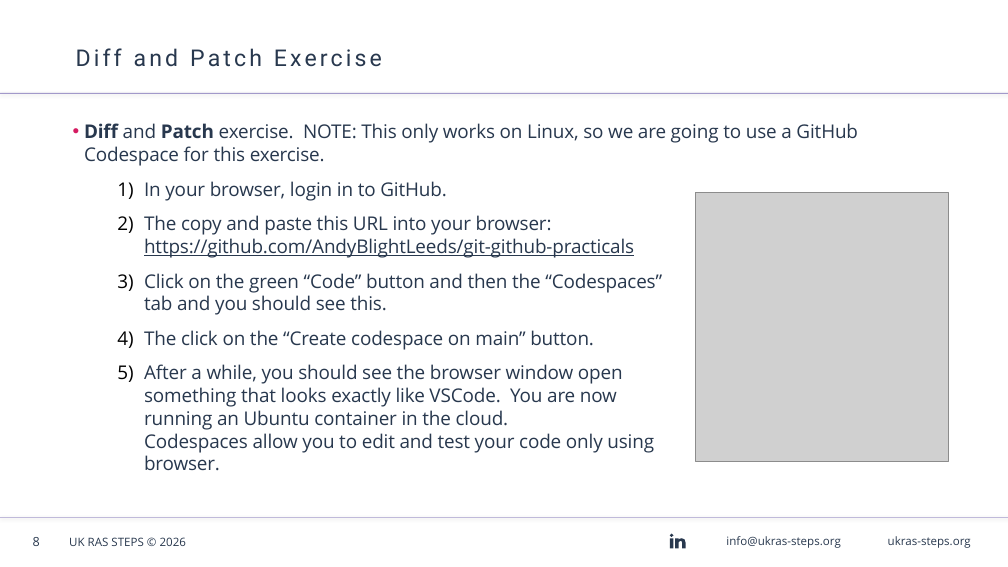
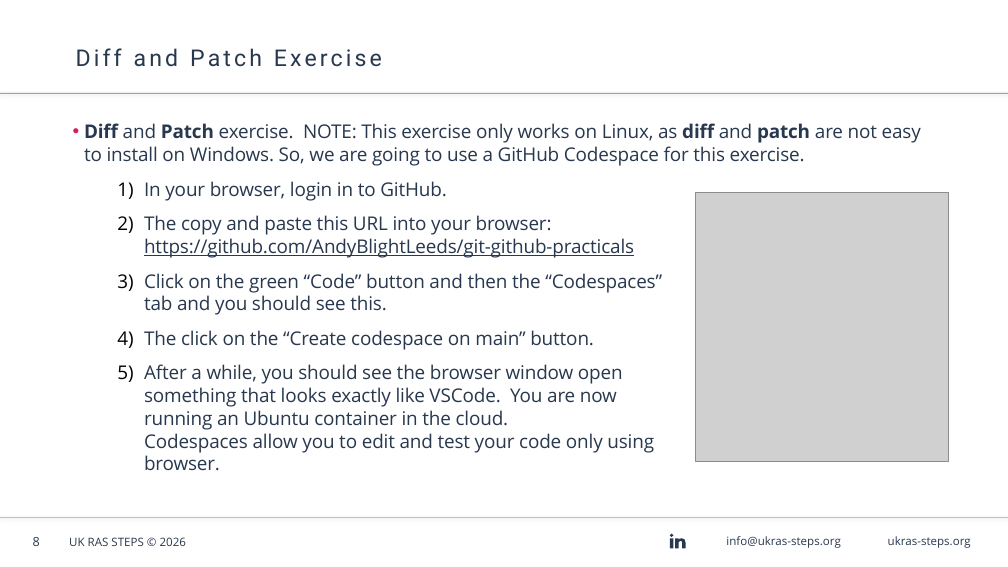
Before and after one commit to AndyBlightLeeds/git-github-workshop, a slide deck: slide 8 of presentation/Git & GitHub Workshop - Windows.odp. Drawn at 1008x567 pixels with LibreOffice and Linux fonts; fonts in the diff are those of the drawing; grey boxes stand for pictures; background and template pictures are left out. Boxes give left, top, right and bottom in pixels: in the first picture for what was removed or moved away, otherwise in the second. Text is boxed around its words. In the diff, an @@ line names an element or a change of style, - is before the commit and + after.

```diff
--- a/presentation/Git & GitHub Workshop - Windows.odp
+++ b/presentation/Git & GitHub Workshop - Windows.odp
@@ text at (84,123,921,166): text changed @@
-• Diff and Patch exercise. NOTE: This only works on Linux, so we are going to use a GitHub Codespace for this exercise.
+• Diff and Patch exercise. NOTE: This exercise only works on Linux, as diff and patch are not easy to install on Windows. So, we are going to use a GitHub Codespace for this exercise.
```
Also in this commit, not shown: 9 other slides changed, 2 slides added, 1 slide removed, 1 other file.
